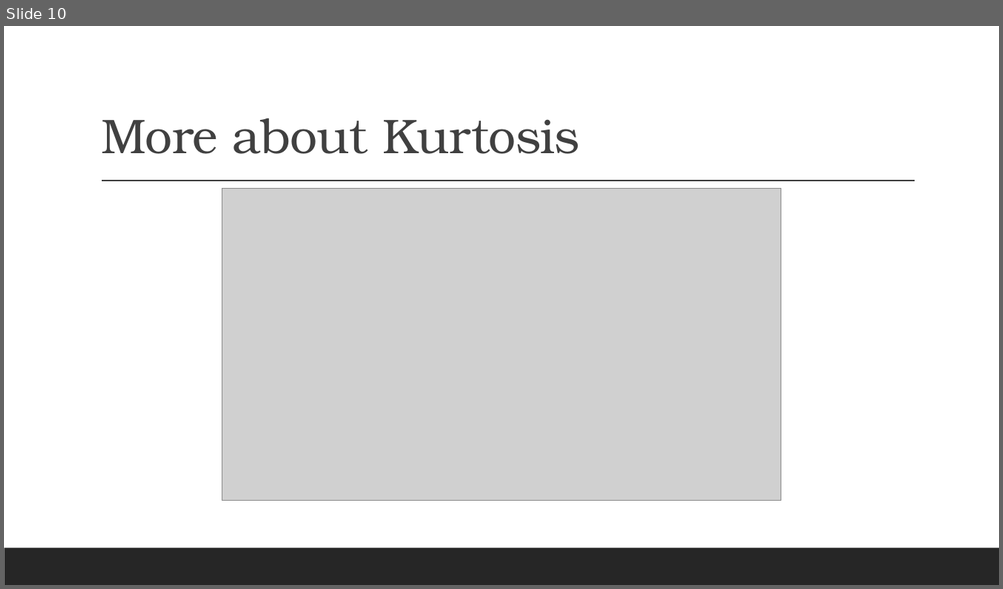
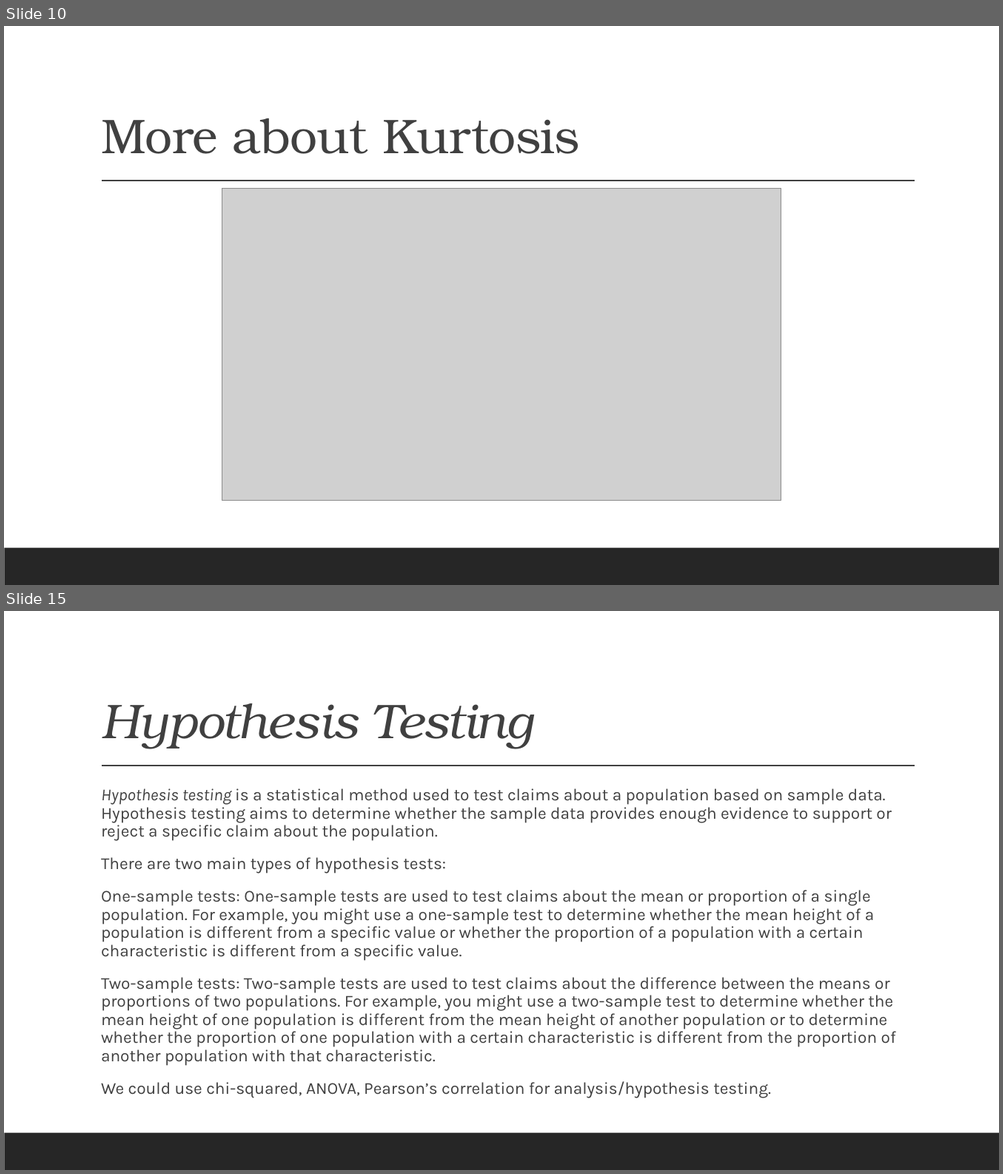
Before and after one commit to sanjeev-kallepalli/training, a slide deck: statistics/Statistics.pptx. Shown one above the other, each under a label of ours: slide 10 before the commit, slides 10 and 15 after it; the slides between them are not shown. The pictures are 1003x589 and 1003x1174 pixels, drawn with LibreOffice and Linux fonts; fonts in the diff are those of the drawing; grey boxes stand for pictures. Boxes give left, top, right and bottom in pixels: in the first picture for what was removed or moved away, otherwise in the second. Text is boxed around its words. In the diff, an @@ line names an element or a change of style, - is before the commit and + after.

```diff
--- a/statistics/Statistics.pptx
+++ b/statistics/Statistics.pptx
@@ slide 15 added at [4,611,999,1170], background #FFFFFF; not listed: 2 template elements that a slide beside it also shows @@
@@ title added at [101,703,533,749], 47 pt, text #404040, italic @@
+Hypothesis Testing
@@ text added at [101,789,896,1099], 16.1 pt, text #404040 @@
+  Hypothesis testing is a statistical method used to test claims about a population based on sample data. Hypothesis testing aims to determine whether the sample data provides enough evidence to support or reject a specific claim about the population.
+  There are two main types of hypothesis tests:
+  One-sample tests: One-sample tests are used to test claims about the mean or proportion of a single population. For example, you might use a one-sample test to determine whether the mean height of a population is different from a specific value or whether the proportion of a population with a certain characteristic is different from a specific value.
+  Two-sample tests: Two-sample tests are used to test claims about the difference between the means or proportions of two populations. For example, you might use a two-sample test to determine whether the mean height of one population is different from the mean height of another population or to determine whether the proportion of one population with a certain characteristic is different from the proportion of another population with that characteristic.
+  We could use chi-squared, ANOVA, Pearson’s correlation for analysis/hypothesis testing.
```
Also in this commit, not shown: 6 other slides added, 2 other files.
